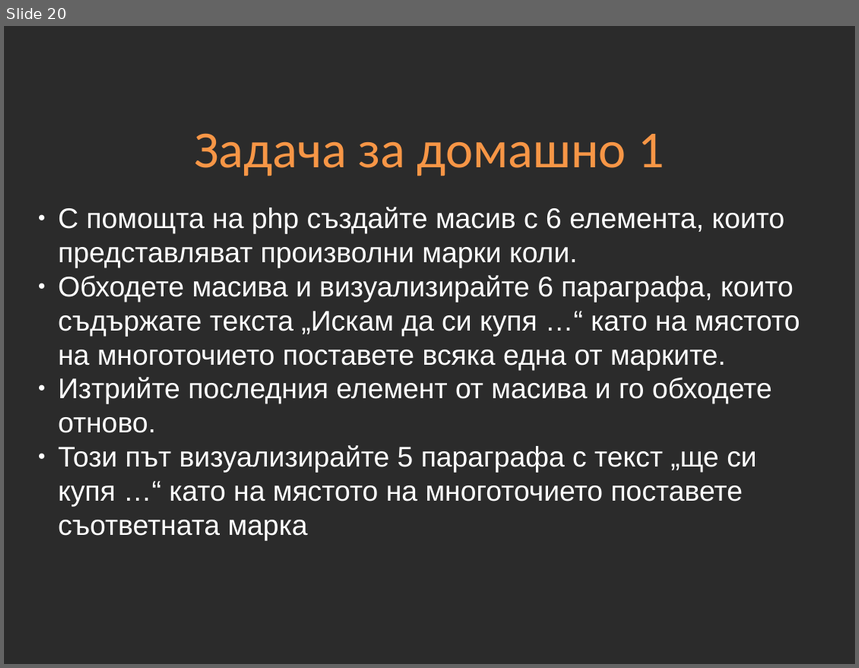
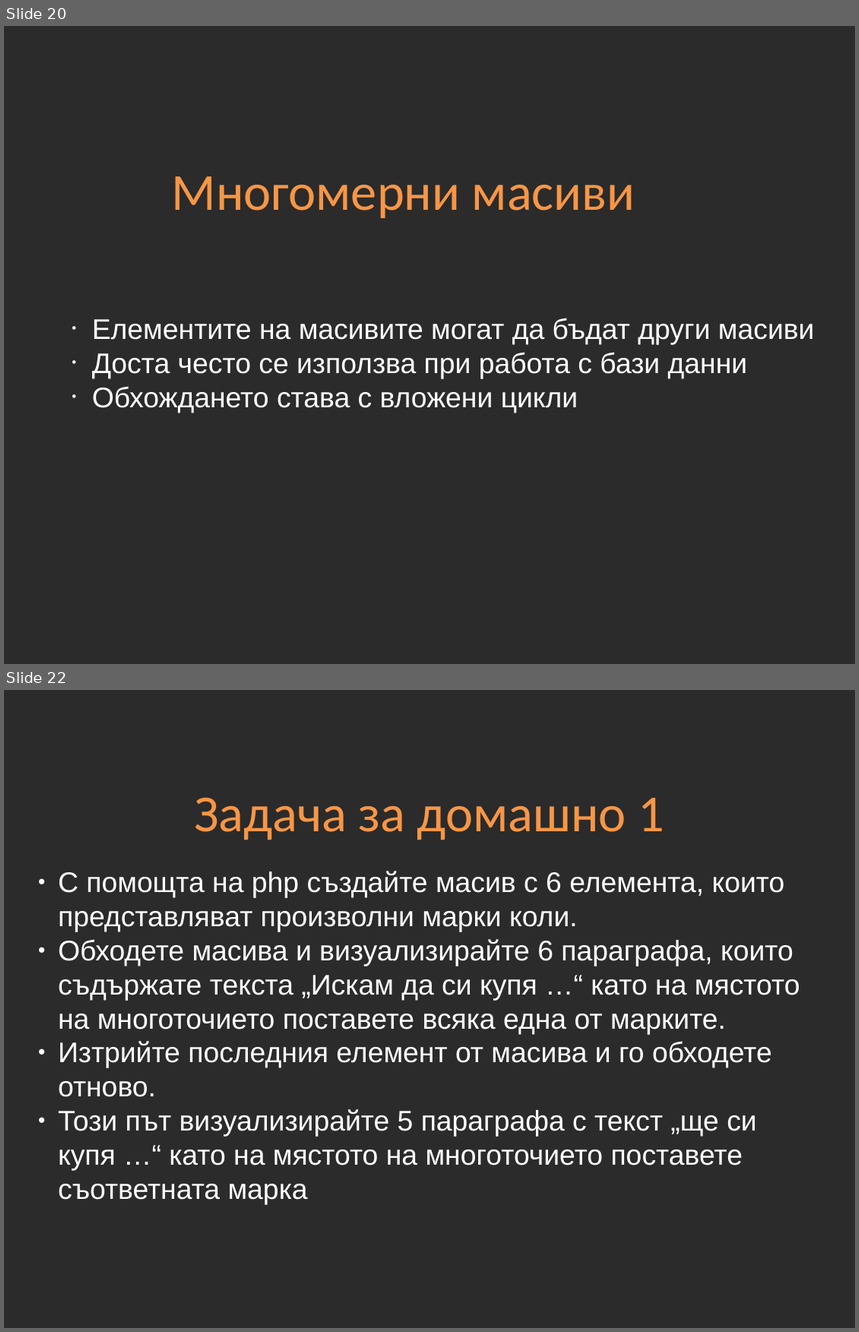
Before and after one commit to Academy-Soft-Intellect/PHP-MySQL-Course, a slide deck: pages/slides/06.PHP-BASICS-ARRAY/06.odp. Shown one above the other, each under a label of ours: slide 20 before the commit, slides 20 and 22 after it; the slides between them are not shown. The pictures are 859x668 and 859x1332 pixels, drawn with LibreOffice and Linux fonts; fonts in the diff are those of the drawing; background and template pictures are left out; a plain dark background stands for a picture behind light text. Boxes give left, top, right and bottom in pixels: in the first picture for what was removed or moved away, otherwise in the second. Text is boxed around its words. In the diff, an @@ line names an element or a change of style, - is before the commit and + after.

```diff
--- a/pages/slides/06.PHP-BASICS-ARRAY/06.odp
+++ b/pages/slides/06.PHP-BASICS-ARRAY/06.odp
@@ slide 20 added at (x1=4, y1=26, x2=855, y2=664), background picture (left out) @@
@@ text added at (x1=172, y1=176, x2=636, y2=218), 44 pt, text #F79646 @@
+Многомерни масиви
@@ text added at (x1=92, y1=318, x2=815, y2=413), 24 pt, text #FFFFFF @@
+• Елементите на масивите могат да бъдат други масиви
+• Доста често се използва при работа с бази данни
+• Обхождането става с вложени цикли
@@ what was slide 20 is now slide 22 @@
```
Also in this commit, not shown: 1 other slide added, 59 other files.
